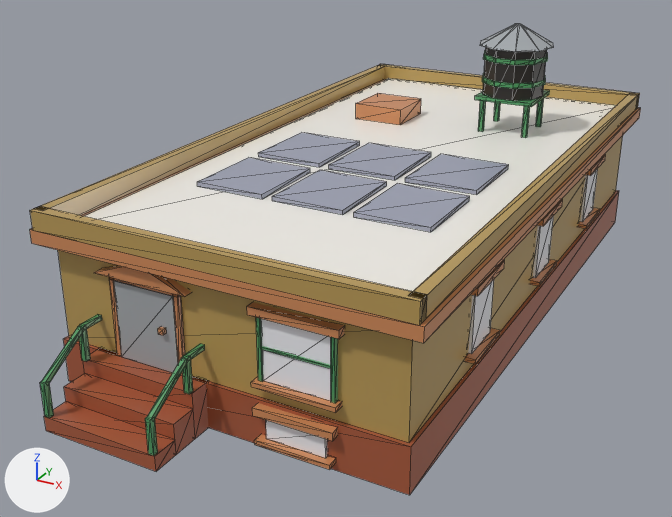
The glTF model assets/managed-models/buildings/house-1x2-1f-brownstone-a-solar/house-1x2-1f-brownstone-a-solar.glb, before and after one commit.
Camera for both pictures: a camera (50 mm lens) standing at (1.095, -2.262, 1.224) and looking at (-0.067, -0.149, 0.167). Arrows for +X, +Y and +Z are at lower left; the lights stay in place. The first picture is the older version. Mesh edges are drawn as thin lines. Vertices at exactly the same position are counted once.

Names of what the first picture shows: 'house-1x2-1f-brownstone-a-solar'.
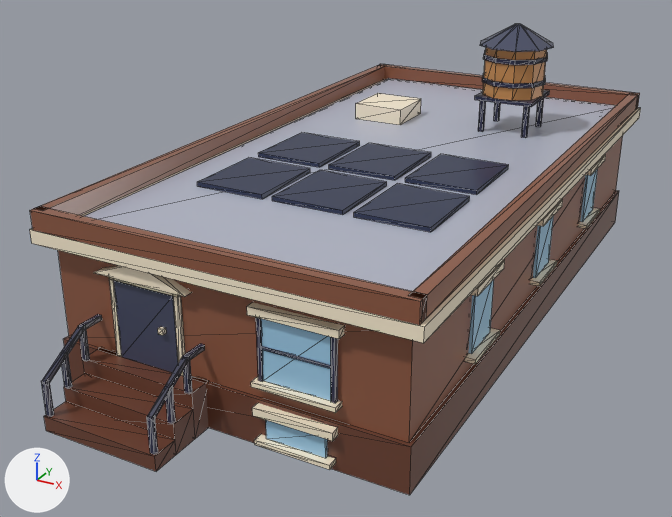
Location of each change, (x1, y1, x2, y2) in pixels of the pictures (672 x 517 px; the box of a moved part takes in the faces that stretch with it):
part 1 of me_house_1x2_1f_brownstone_a_solar, added: after (60, 352, 72, 389)
part 2 of me_house_1x2_1f_brownstone_a_solar, added: after (165, 385, 175, 424)
part 3 of me_house_1x2_1f_brownstone_a_solar, moved or reshaped: before (40, 315, 205, 456); after (41, 315, 205, 455)
part 4 of me_house_1x2_1f_brownstone_a_solar, surface changed: (30, 24, 641, 495) in both

The edits, one by one:
me_house_1x2_1f_brownstone_a_solar is used by ob_house_1x2_1f_brownstone_a_solar; location (0.0, 0.0, 0.0).
me_house_1x2_1f_brownstone_a_solar had 666 vertices, 1052 faces and spanned x -0.5..0.5, y -1.0..0.98, z 0.0..0.74.
me_house_1x2_1f_brownstone_a_solar now has 682 vertices, 1076 faces and spans x -0.5..0.5, y -1.0..0.98, z 0.0..0.74.
me_house_1x2_1f_brownstone_a_solar part 1: a new loose piece, a box spanning x -0.356..-0.344, y -0.931..-0.919, z 0.08..0.172, in mat_m_house_1x2_1f_brownstone_a_solar.
me_house_1x2_1f_brownstone_a_solar part 2: a new loose piece, a box spanning x -0.056..-0.044, y -0.931..-0.919, z 0.08..0.172, in mat_m_house_1x2_1f_brownstone_a_solar.
Part 3, on me_house_1x2_1f_brownstone_a_solar:
6 vertices are removed from x -0.36..-0.04, y -0.99, z 0.04..0.13.
74 faces are deleted.
6 vertices are added at (-0.36, -0.98, 0.04), (-0.34, -0.98, 0.13), (-0.36, -0.98, 0.13), (-0.06, -0.98, 0.04), (-0.04, -0.98, 0.13), (-0.06, -0.98, 0.13).
74 new faces join them.
me_house_1x2_1f_brownstone_a_solar part 4: 978 kept faces spanning x -0.5..0.5, y -1.0..0.98, z 0.0..0.74 get new texture (UV) coordinates.
